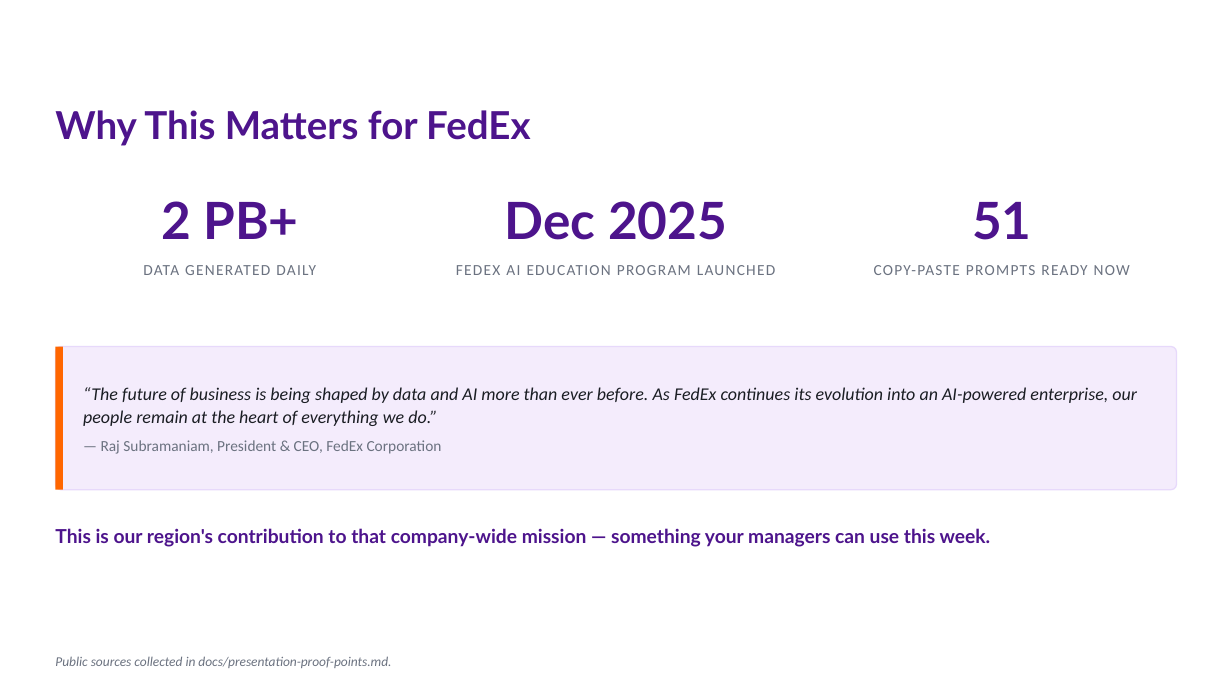
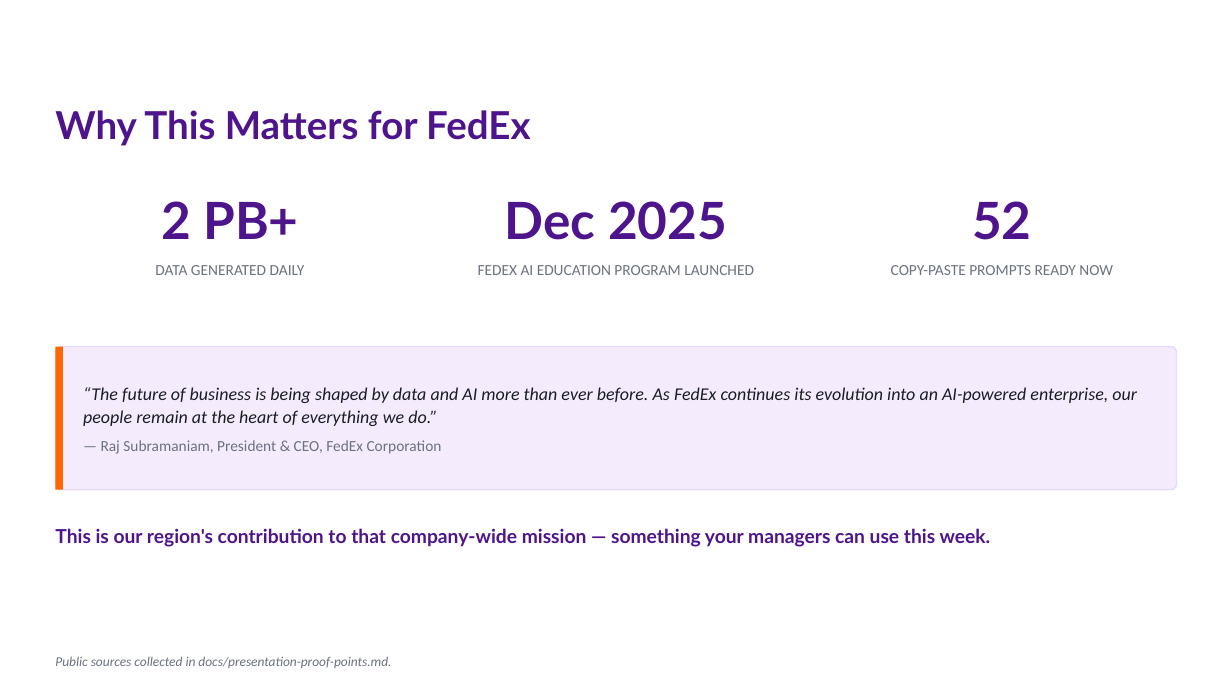
Before and after one commit to arigatoexpress/AI-Efficiency, a slide deck: slide 2 of assets/presentation-deck.pptx. Drawn at 1232x693 pixels with LibreOffice and Linux fonts; fonts in the diff are those of the drawing. Boxes give left, top, right and bottom in pixels: in the first picture for what was removed or moved away, otherwise in the second. Text is boxed around its words. In the diff, an @@ line names an element or a change of style, - is before the commit and + after.

```diff
--- a/assets/presentation-deck.pptx
+++ b/assets/presentation-deck.pptx
@@ text at [972, 201, 1032, 240]: text changed @@
-51
+52
@@ letter spacing 1 to 0 pt in 3 elements at [155, 265, 305, 275], [478, 265, 754, 275], [891, 265, 1113, 275] @@
```
Also in this commit, not shown: 6 other slides changed, 2 other files.
